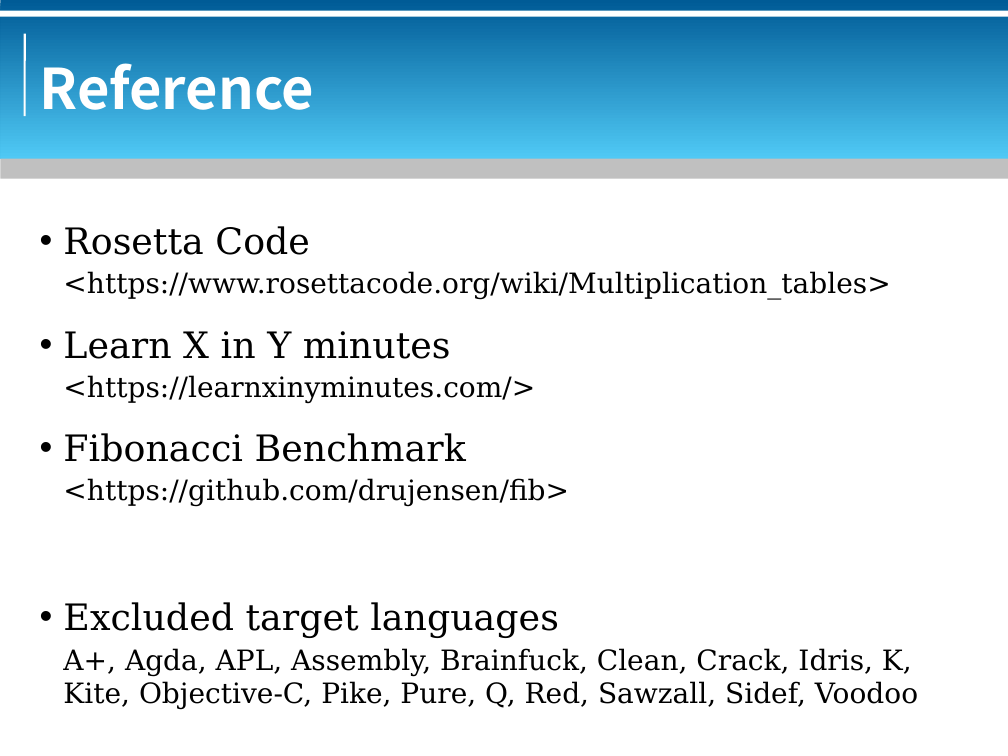
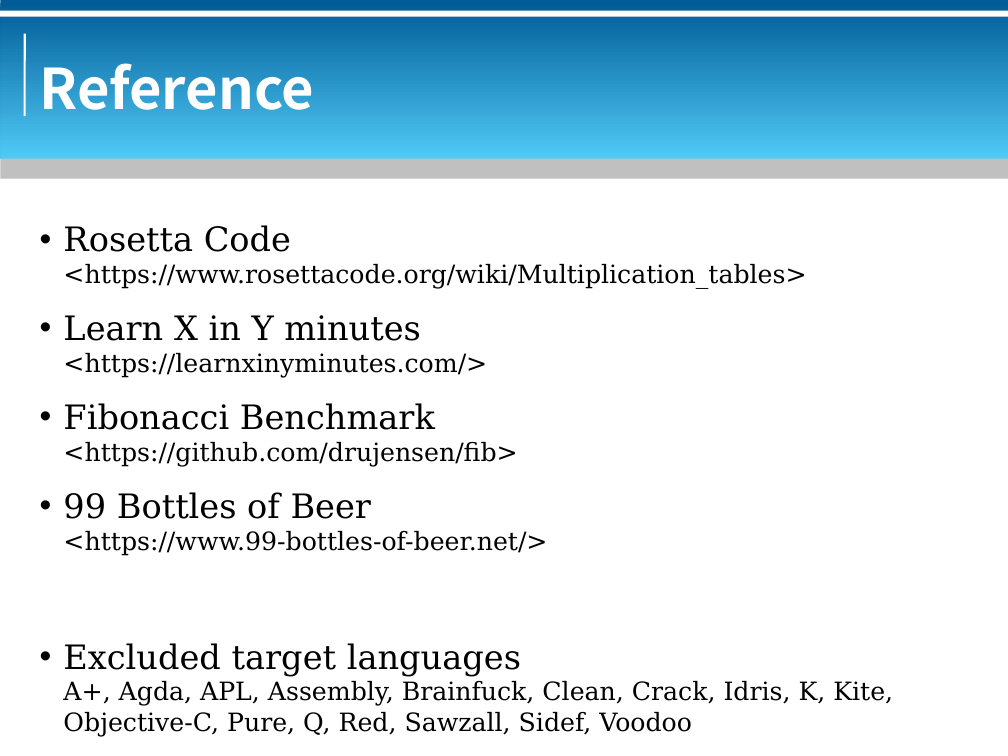
Before and after one commit to bluebat/.presentations, a slide deck: slide 67 of multiplication-table.odp (slide 62 before the commit). Drawn at 1008x756 pixels with LibreOffice and Linux fonts; fonts in the diff are those of the drawing; background and template pictures are left out. Boxes give left, top, right and bottom in pixels: in the first picture for what was removed or moved away, otherwise in the second. Text is boxed around its words. In the diff, an @@ line names an element or a change of style, - is before the commit and + after.

```diff
--- a/multiplication-table.odp
+++ b/multiplication-table.odp
@@ text at [63, 225, 806, 676]: size 26 to 24 pt in "Rosetta Code", "Learn X in Y minutes", "Fibonacci Benchmark", "Excluded target languages"; size 20 to 18 pt in "<https://www.rosettacode.org/wiki/Multiplication_tables>", "<https://learnxinyminutes.com/>", "<https://github.com/drujensen/fib>"; less space between paragraphs @@
@@ text at [63, 492, 547, 556]: paragraphs added @@
+• 99 Bottles of Beer
+<https://www.99-bottles-of-beer.net/>
@@ text at [63, 681, 893, 737]: text changed; size 20 to 18 pt @@
-A+, Agda, APL, Assembly, Brainfuck, Clean, Crack, Idris, K, Kite, Objective-C, Pike, Pure, Q, Red, Sawzall, Sidef, Voodoo
+A+, Agda, APL, Assembly, Brainfuck, Clean, Crack, Idris, K, Kite, Objective-C, Pure, Q, Red, Sawzall, Sidef, Voodoo
```
Also in this commit, not shown: 25 other slides changed, 5 slides added.
